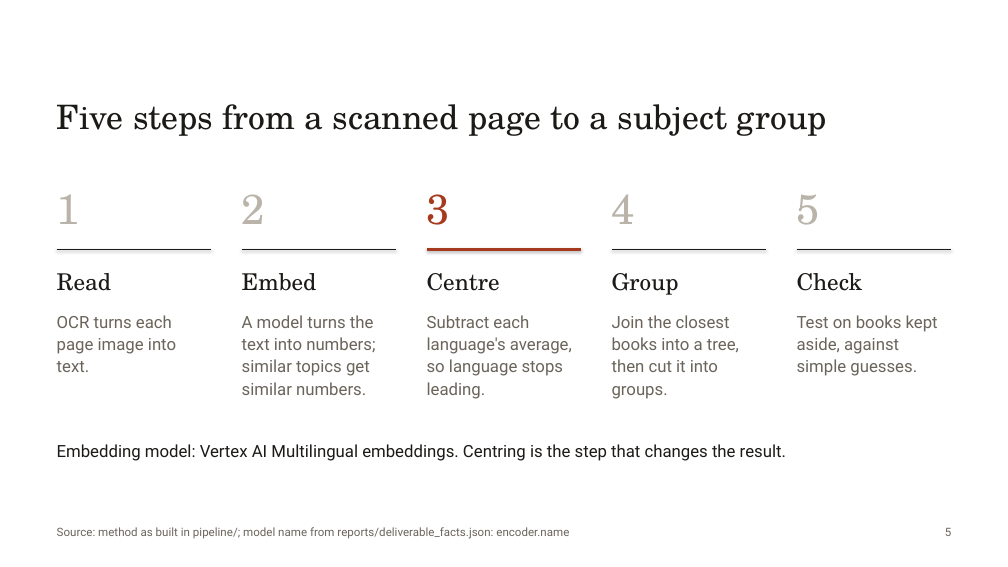
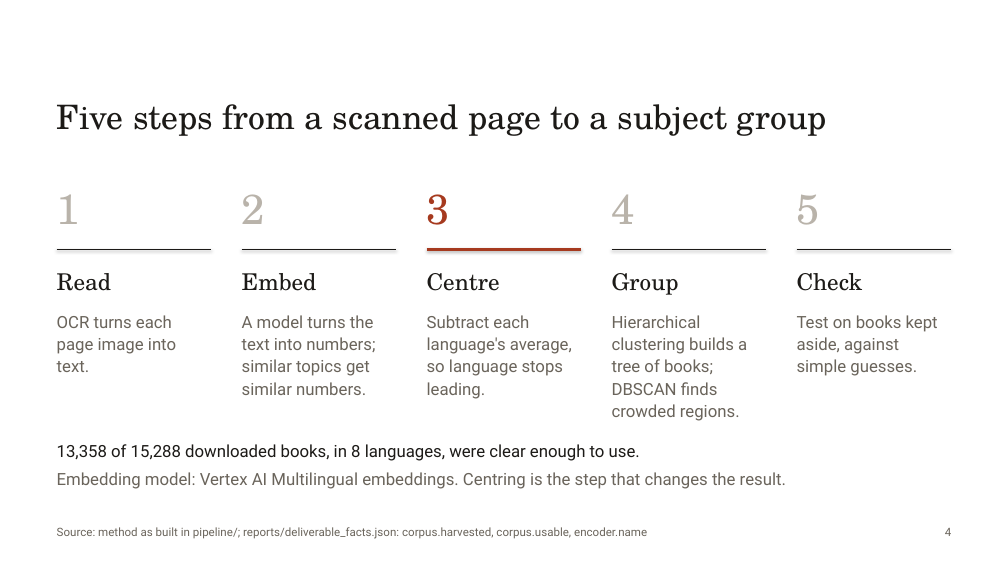
Before and after one commit to rohannes64/Grantha-Heritage-Tracker, a slide deck: slide 4 of Grantha_Heritage_Tracker_SIH26096.pptx (slide 5 before the commit). Drawn at 1008x567 pixels with LibreOffice and Linux fonts; fonts in the diff are those of the drawing. Boxes give left, top, right and bottom in pixels: in the first picture for what was removed or moved away, otherwise in the second. Text is boxed around its words. In the diff, an @@ line names an element or a change of style, - is before the commit and + after.

```diff
--- a/Grantha_Heritage_Tracker_SIH26096.pptx
+++ b/Grantha_Heritage_Tracker_SIH26096.pptx
@@ text at [612, 315, 747, 421]: text changed @@
-Join the closest books into a tree, then cut it into groups.
+Hierarchical clustering builds a tree of books; DBSCAN finds crowded regions.
@@ text at [57, 444, 640, 461]: paragraph added @@
+13,358 of 15,288 downloaded books, in 8 languages, were clear enough to use.
@@ text at [57, 472, 786, 489]: text colour #1C1A17 to #6A645B in "Embedding model: Vertex AI Multilingual embeddings. Centring ..."; more space between paragraphs @@
@@ text at [57, 527, 647, 539]: text changed @@
-Source: method as built in pipeline/; model name from reports/deliverable_facts.json: encoder.name
+Source: method as built in pipeline/; reports/deliverable_facts.json: corpus.harvested, corpus.usable, encoder.name
@@ text at [945, 528, 951, 536]: text changed @@
-5
+4
```
Also in this commit, not shown: 7 other slides changed, 1 slide added, 11 slides removed, 3 other files.
